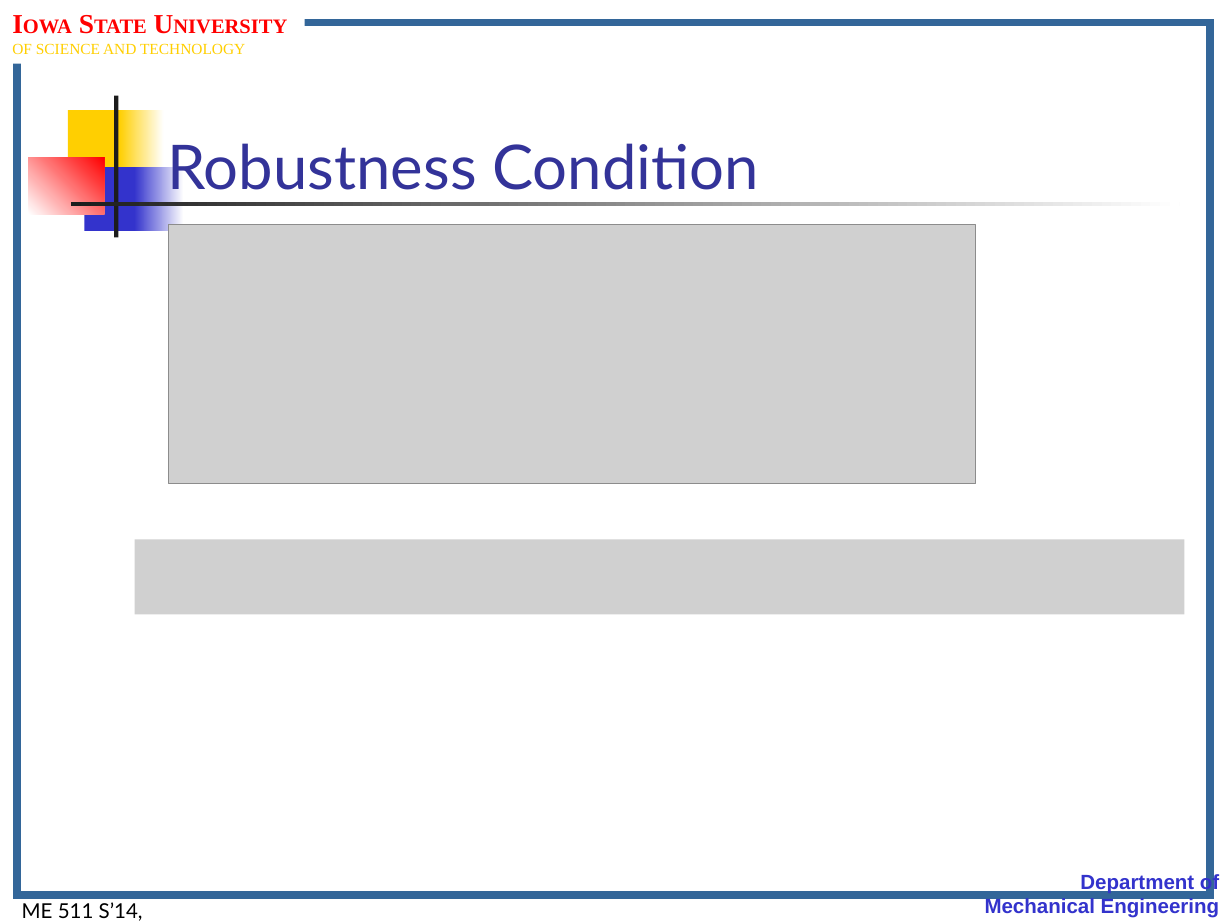
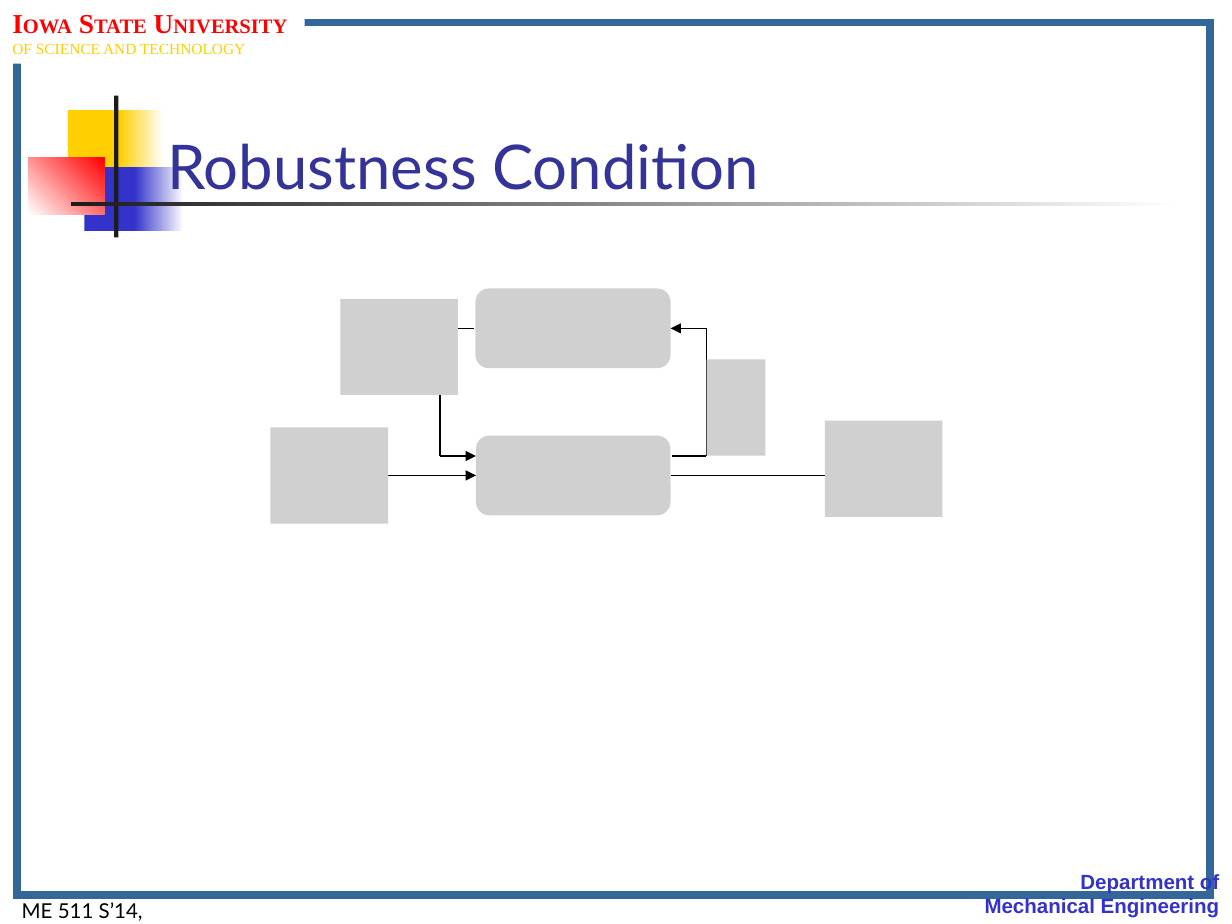
Before and after one commit to jasonnicholson/ME_511_Spring_2014_Lectures, a slide deck: slide 7 of me511_S14__Lect.Notes_Set17.pptm. Drawn at 1232x924 pixels with LibreOffice and Linux fonts; fonts in the diff are those of the drawing; grey boxes stand for pictures; background and template pictures are left out. Boxes give left, top, right and bottom in pixels: in the first picture for what was removed or moved away, otherwise in the second. Text is boxed around its words. In the diff, an @@ line names an element or a change of style, - is before the commit and + after.

```diff
--- a/me511_S14__Lect.Notes_Set17.pptm
+++ b/me511_S14__Lect.Notes_Set17.pptm
@@ picture removed at [169, 224, 976, 483] @@
@@ group added at [271, 288, 942, 524]: 6 pictures, 4 arrows, 4 lines @@
@@ picture removed at [134, 540, 1184, 615] @@
```
Also in this commit, not shown: 10 other slides changed, 3 slides added, 3 slides removed, 2 other files.
